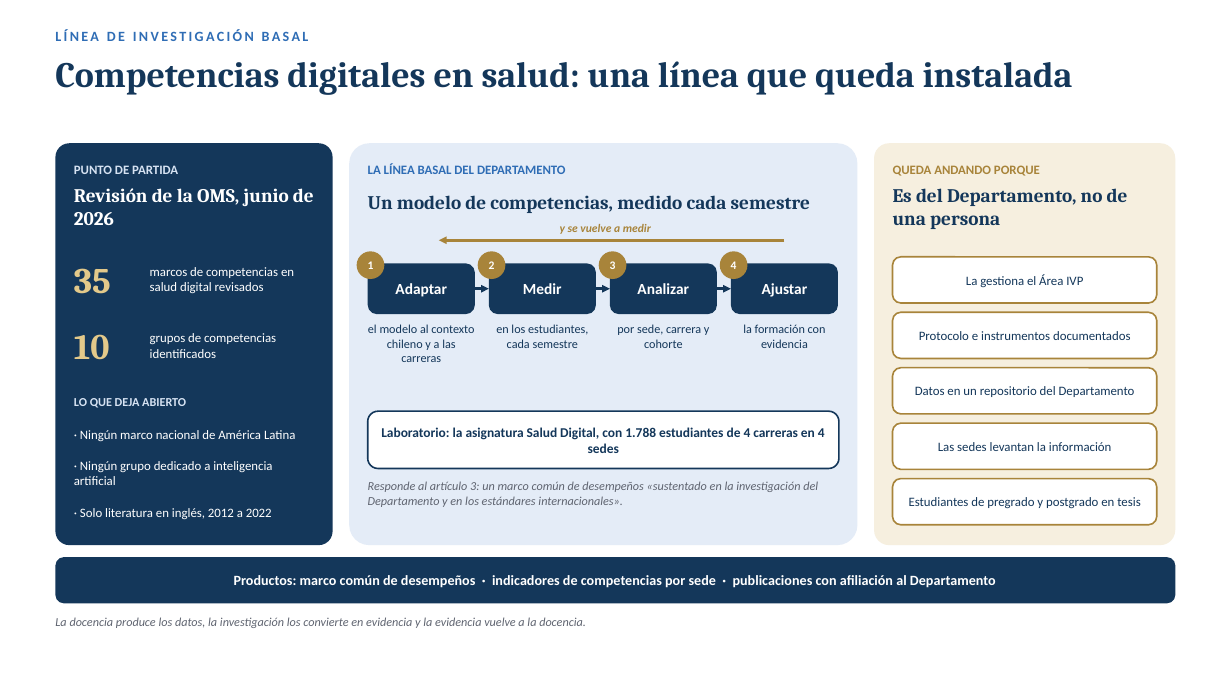
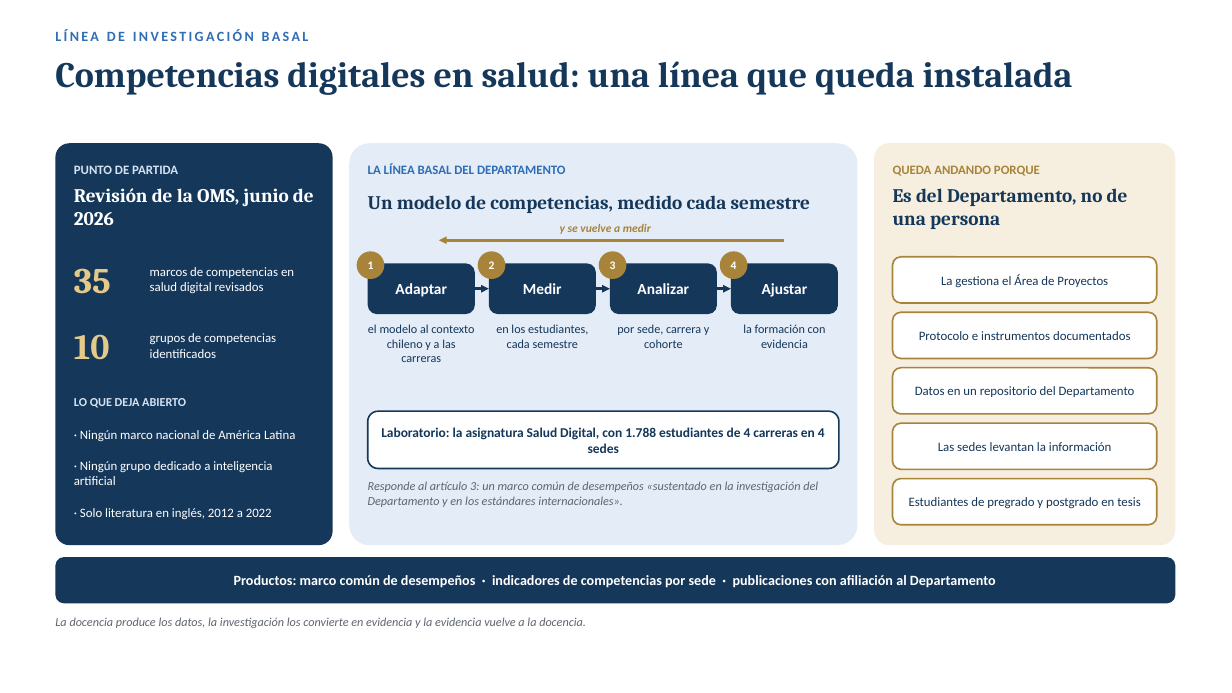
Before and after one commit to estefafro/CFSD, a slide deck: slide 4 of entregables/2026-11-14-presentacion-vicerrector/presentacion-vicerrector.pptx. Drawn at 1232x693 pixels with LibreOffice and Linux fonts; fonts in the diff are those of the drawing; background and template pictures are left out. Boxes give left, top, right and bottom in pixels: in the first picture for what was removed or moved away, otherwise in the second. Text is boxed around its words. In the diff, an @@ line names an element or a change of style, - is before the commit and + after.

```diff
--- a/entregables/2026-11-14-presentacion-vicerrector/presentacion-vicerrector.pptx
+++ b/entregables/2026-11-14-presentacion-vicerrector/presentacion-vicerrector.pptx
@@ text in rounded rectangle at (941, 274, 1108, 287): text changed @@
-La gestiona el Área IVP
+La gestiona el Área de Proyectos
```
Also in this commit, not shown: 9 other slides changed, 3 other files.
